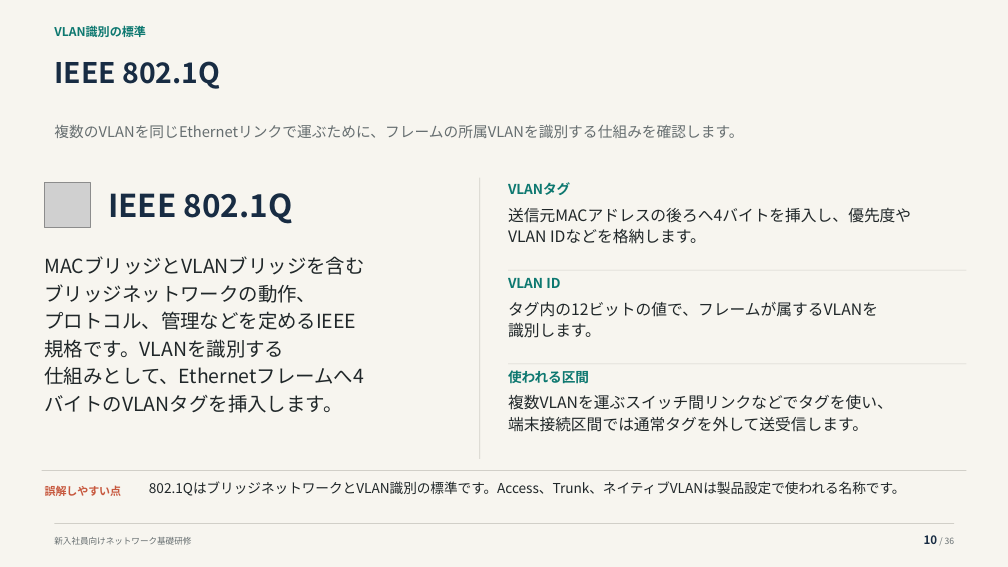
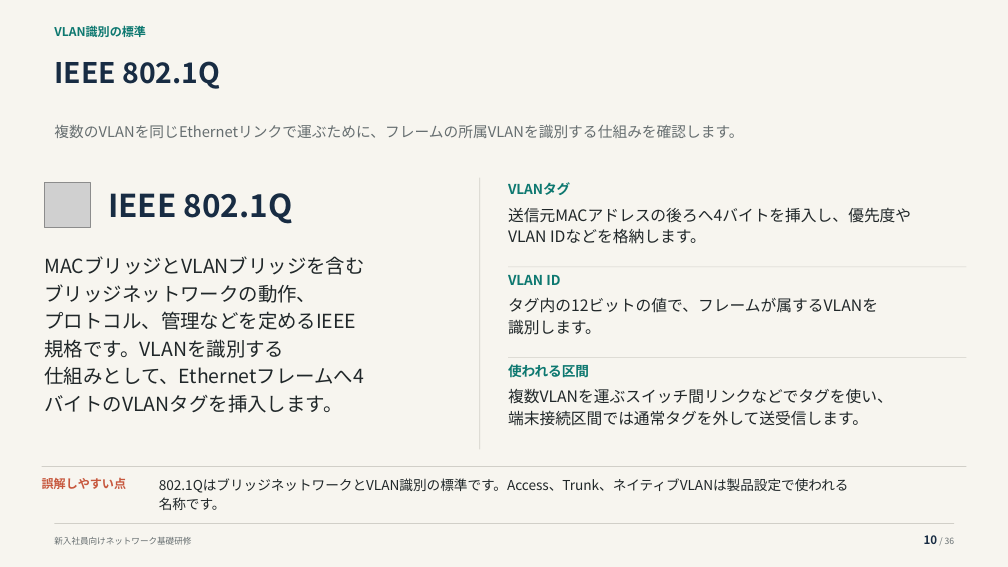
Before and after one commit to thinas1115/pptxdsl, a slide deck: slide 10 of examples/training/vlan/vlan_training.pptx. Drawn at 1008x567 pixels with LibreOffice and Linux fonts; fonts in the diff are those of the drawing; grey boxes stand for pictures. Boxes give left, top, right and bottom in pixels: in the first picture for what was removed or moved away, otherwise in the second. Text is boxed around its words. In the diff, an @@ line names an element or a change of style, - is before the commit and + after.

```diff
--- a/examples/training/vlan/vlan_training.pptx
+++ b/examples/training/vlan/vlan_training.pptx
@@ rectangle: place and size @@
-rectangle at <box>479,178,480,459</box>
+rectangle at <box>479,178,480,450</box>
@@ text "タグ内の12ビットの値で、フレームが属するVLANを": place and size @@
-text "タグ内の12ビットの値で、フレームが属するVLANを" at <box>508,301,878,338</box>
+text "タグ内の12ビットの値で、フレームが属するVLANを" at <box>508,297,878,335</box>
@@ 2 rectangles, 1 text: place and size @@
-2 rectangles, 1 text at <box>42,364,966,471</box>
+2 rectangles, 1 text at <box>42,358,966,467</box>
@@ text "複数VLANを運ぶスイッチ間リンクなどでタグを使い、": place and size @@
-text "複数VLANを運ぶスイッチ間リンクなどでタグを使い、" at <box>508,394,893,432</box>
+text "複数VLANを運ぶスイッチ間リンクなどでタグを使い、" at <box>508,388,893,426</box>
@@ text "誤解しやすい点" at <box>42,478,127,489</box>: size 10.5 to 11.5 pt; line spacing 1.3 to 1.12 @@
@@ text at <box>159,478,849,510</box>: text changed @@
-802.1QはブリッジネットワークとVLAN識別の標準です。Access、Trunk、ネイティブVLANは製品設定で使われる名称です。
+802.1QはブリッジネットワークとVLAN識別の標準です。Access、Trunk、ネイティブVLANは製品設定で使われる
+名称です。
```
Also in this commit, not shown: 24 other slides changed, 8 other files.
